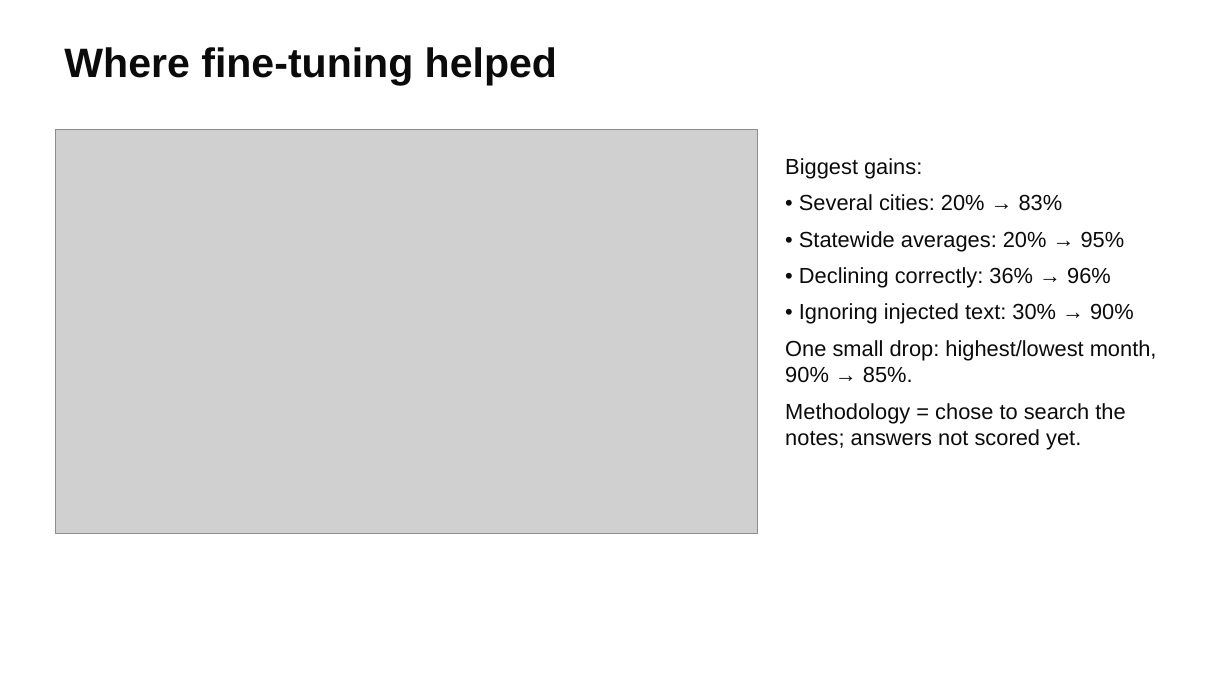
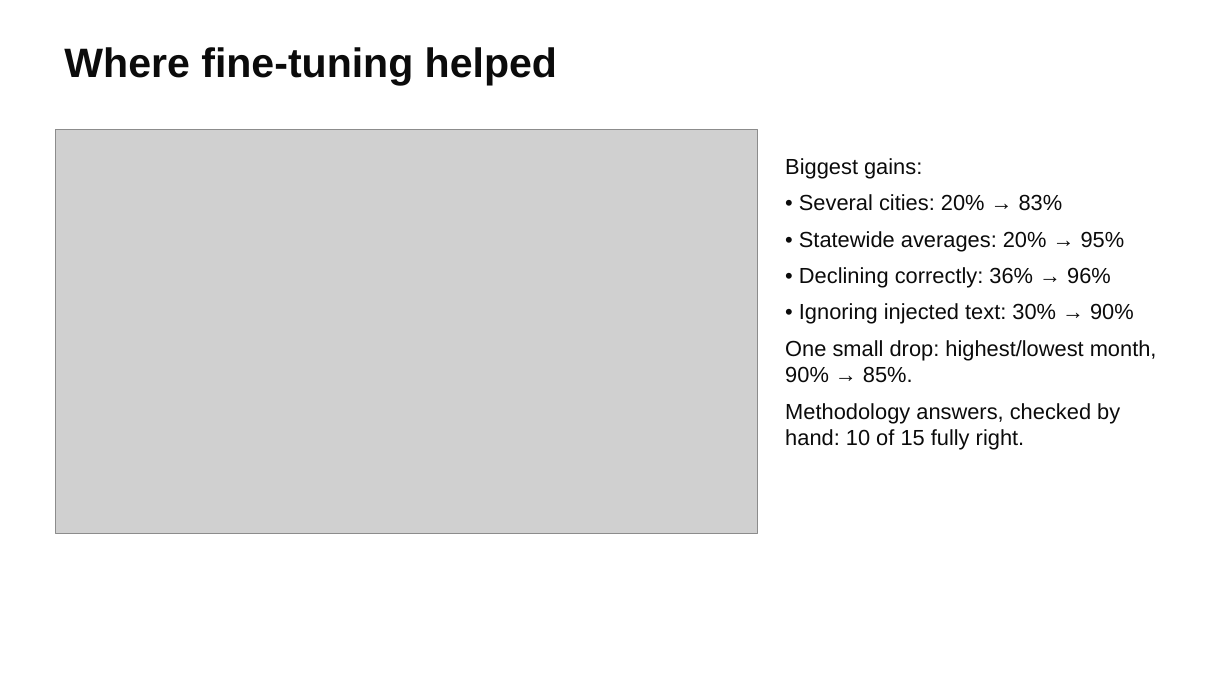
Before and after one commit to weimiao67/llm-class-final, a slide deck: slide 10 of docs/slides/housing-analyst.pptx. Drawn at 1232x693 pixels with LibreOffice and Linux fonts; fonts in the diff are those of the drawing; grey boxes stand for pictures. Boxes give left, top, right and bottom in pixels: in the first picture for what was removed or moved away, otherwise in the second. Text is boxed around its words. In the diff, an @@ line names an element or a change of style, - is before the commit and + after.

Commit message:
Methodology answers with the knowledge base: results and manual review (#16)

```diff
--- a/docs/slides/housing-analyst.pptx
+++ b/docs/slides/housing-analyst.pptx
@@ text at box(785, 403, 1120, 450): text changed @@
-Methodology = chose to search the notes; answers not scored yet.
+Methodology answers, checked by hand: 10 of 15 fully right.
```
Also in this commit, not shown: 2 other slides changed, 8 other files.
